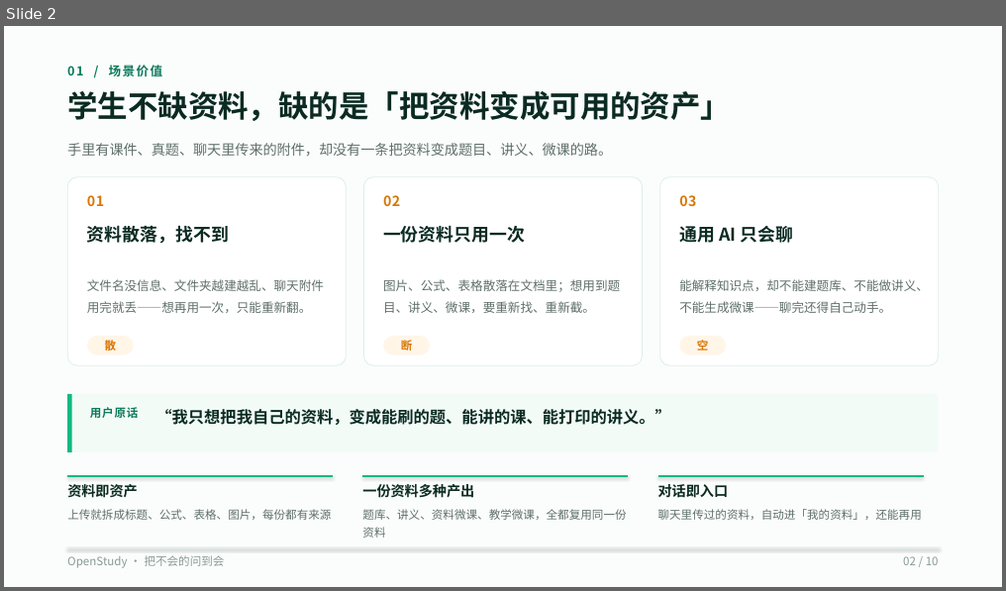
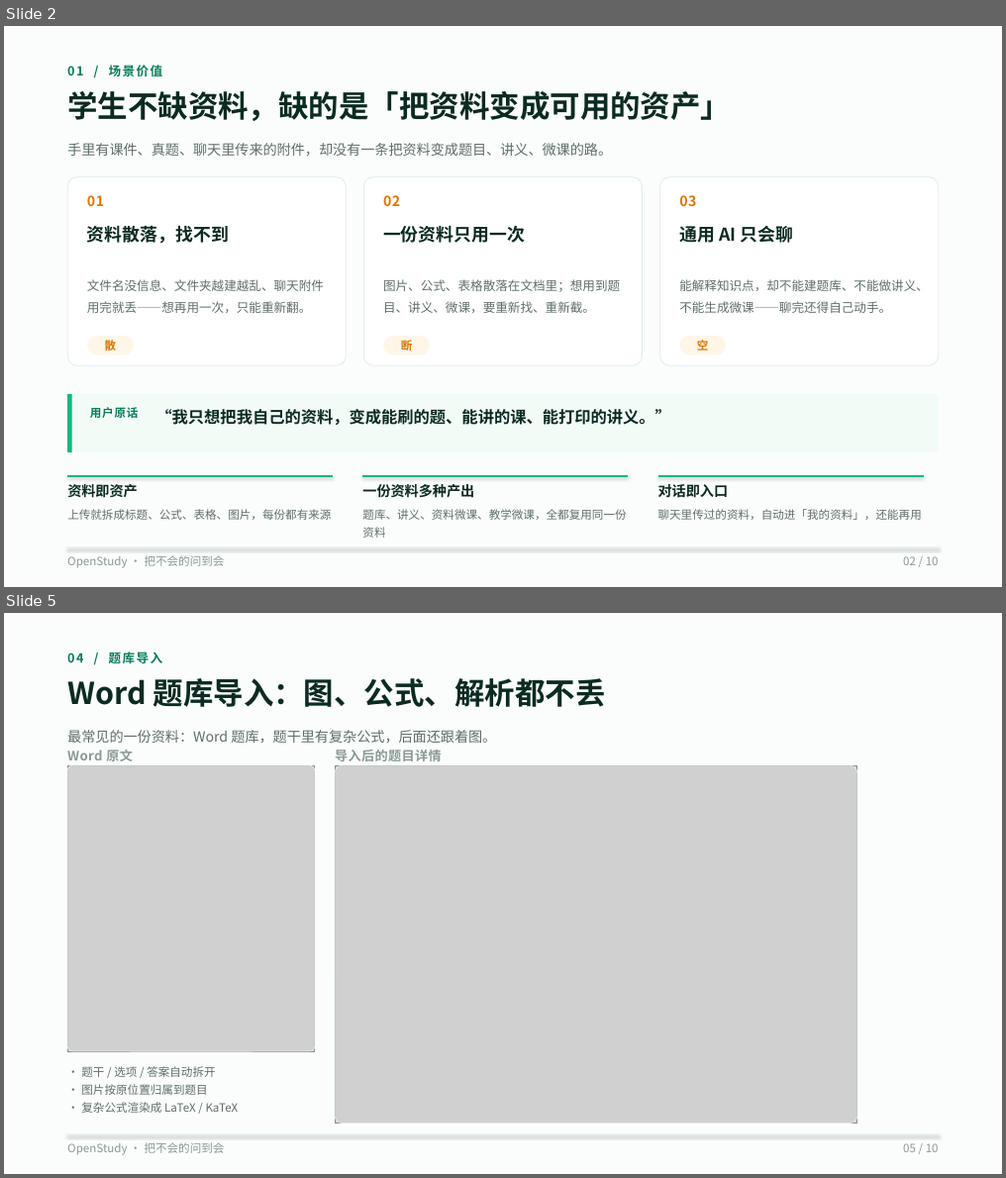
Before and after one commit to wufeng1234567/openstudy-fastapi-ts, a slide deck: doc/competition/OpenStudy-10页-V3-码道版.pptx. Shown one above the other, each under a label of ours: slide 2 before the commit, slides 2 and 5 after it; the slides between them are not shown. The pictures are 1006x591 and 1006x1178 pixels, drawn with LibreOffice and Linux fonts; fonts in the diff are those of the drawing; grey boxes stand for pictures. Boxes give left, top, right and bottom in pixels: in the first picture for what was removed or moved away, otherwise in the second. Text is boxed around its words. In the diff, an @@ line names an element or a change of style, - is before the commit and + after.

Commit message:
docs: 更新 PPT 与 README，突出资料空间、对话与 Word 题库导入

```diff
--- a/doc/competition/OpenStudy-10页-V3-码道版.pptx
+++ b/doc/competition/OpenStudy-10页-V3-码道版.pptx
@@ slide 5 added at [4, 613, 1002, 1174], background #FFFFFF @@
@@ rectangle added at [4, 613, 1002, 1174], fill #FBFDFC @@
@@ text added at [67, 652, 163, 663], 12 pt, text #0B7A5B, bold @@
+04 / 题库导入
@@ text added at [67, 678, 606, 707], 29 pt, text #0B2B22, bold @@
+Word 题库导入：图、公式、解析都不丢
@@ text added at [67, 730, 496, 743], 13.5 pt, text #5F6F69 @@
+最常见的一份资料：Word 题库，题干里有复杂公式，后面还跟着图。
@@ text added at [67, 750, 133, 761], 12.5 pt, text #8A9A94, bold @@
+Word 原文
@@ text added at [335, 750, 442, 761], 12.5 pt, text #8A9A94, bold @@
+导入后的题目详情
@@ picture added at [67, 765, 315, 1052] @@
@@ rounded rectangle added at [67, 765, 315, 1052], outline #DDEFE7 0.75 pt @@
@@ picture added at [335, 765, 857, 1124] @@
@@ rounded rectangle added at [335, 765, 857, 1124], outline #DDEFE7 0.75 pt @@
@@ text added at [81, 1066, 215, 1077], 11 pt, text #5F6F69 @@
+· 题干 / 选项 / 答案自动拆开
@@ text added at [81, 1084, 207, 1095], 11 pt, text #5F6F69 @@
+· 图片按原位置归属到题目
@@ text added at [81, 1102, 239, 1113], 11 pt, text #5F6F69 @@
+· 复杂公式渲染成 LaTeX / KaTeX
@@ line added from (67, 1136) to (939, 1136), #DDEFE7 0.5 pt @@
@@ text added at [67, 1143, 225, 1156], 11 pt, text #8A9A94 @@
+OpenStudy · 把不会的问到会
@@ text added at [903, 1144, 939, 1153], 11 pt, text #8A9A94 @@
+05 / 10
```
Also in this commit, not shown: 7 slides changed, 1 slide removed, 7 other files.
